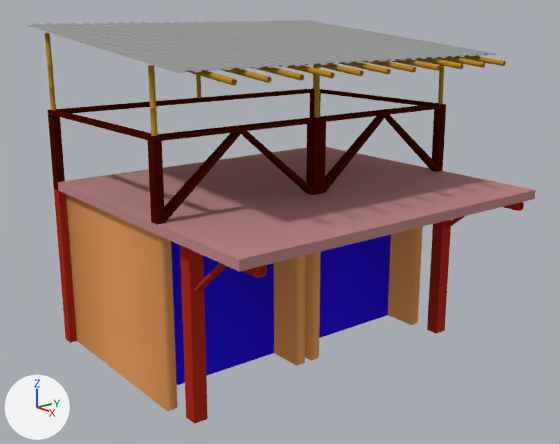
Two versions of the Blender file Models/Shop/Shop - UV.blend, one commit apart.
Both versions are drawn from a 50 mm lens placed at (8.04, -6.94, 5.1), pointed at (-0.73, -0.08, 2.04). Every picture has the same lights, and +X, +Y and +Z are marked at lower left. The same objects are shown in both versions, whatever each file hides.

Names of what the first picture shows: 'Shop'.
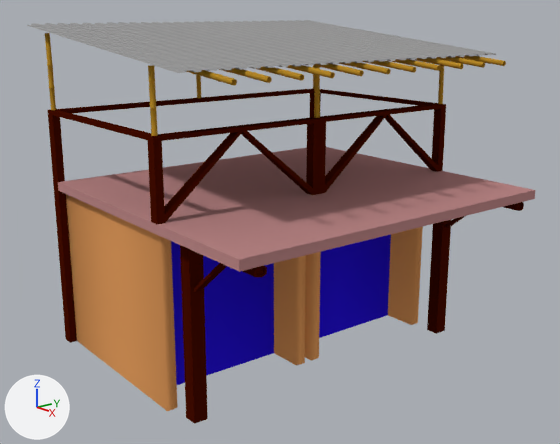
Diff of the bpy script that builds the scene:
```diff
--- a/Models/Shop/Shop - UV.blend.py
+++ b/Models/Shop/Shop - UV.blend.py
@@ me_cube_010 @@
 me_cube_010.from_pydata(...)  # 7424 vertices, 6993 faces; spans x -2.4..2.76, y -2.7..2.65, z -2.96..1.93
 # used by ob_shop; location = (-1.0, 0.01, 2.96)
+# me_cube_010 part 1: all 77 faces that had it switch from mat_deck_holder (red #ad2d1d) to mat_rails (dark red #490e00)
 me_cube_010.materials.append(mat_box)
```

What differs and where, as boxes [x1, y1, x2, y2] in the pictures (560 x 444 px):
part 1 of me_cube_010, recoloured
    both: [54, 189, 524, 424]
